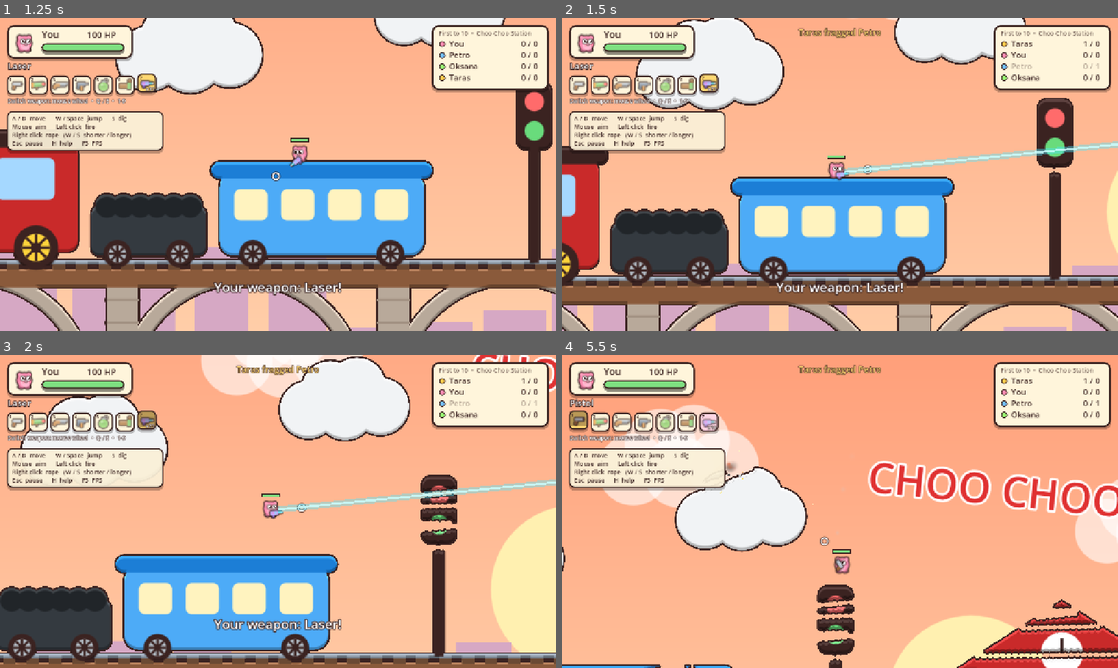
Above: before the commit, frames 1-4 (two rows, left to right).
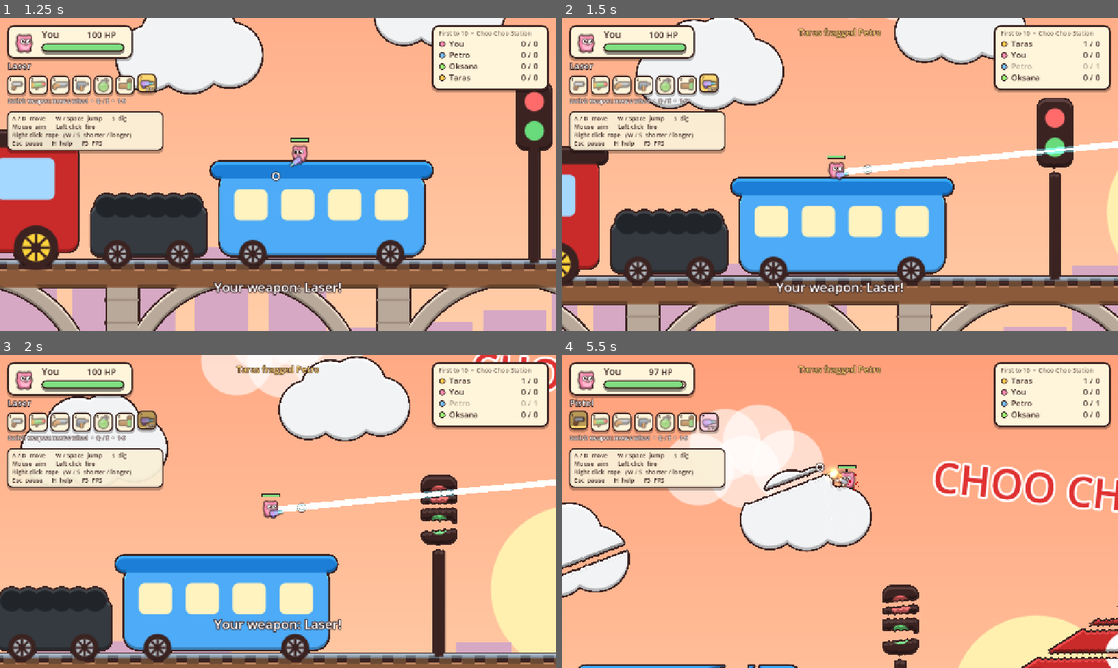
Above: after the commit, the same moments.

Repository: randomizer2223/creazy-shootan
Game: Godot game, scene res://scenes/main.tscn
Same seed, same stepped clock (60 frames per second), same inputs: the game is played once before the commit and once after it.
Inputs (mouse positions are in pixels of both pictures, inside the frame that each line leads up to):
- Up to frame 1 (1.25 s): click "Play!" at 0.5 s
- Up to frame 2 (1.5 s): tap Enter at 1.25 s; move the mouse to (962, 158) at 1.27 s; hold D from 1.28 s (still down); hold J from 1.28 s (still down); click (962, 158) at 1.42 s
- Up to frame 3 (2 s): keep holding D; keep holding J; tap Space at 1.52 s
- Up to frame 4 (5.5 s): release D at 2 s; release J at 2 s; drag from (728, 527) to (812, 574) at 2.02 s; move the mouse to (895, 442) at 2.77 s; hold D 2.78-3.5 s; hold K 2.78-3.5 s; drag from (812, 574) to (673, 464) at 3.52 s; move the mouse to (1006, 558) at 4.27 s; hold A 4.28-5 s; hold E 4.28-5 s; tap Space at 4.52 s; drag from (673, 464) to (756, 433) at 5.02 s

Frame 1 is identical in both runs. In frame 2, 0.9% of the frame differs, in the area x 50-100%, y 39-50%; in frame 3, 1.0%; in frame 4, 26%, in the area x 0-100%, y 4-100%.

Commit message:
Rope reels to a longer length; restore glowing minigun bullets
Co-Authored-By: Claude Opus 5.5 <noreply@anthropic.com>
Claude-Session: https://claude.ai/code/session_011rcnJMttnsU6gd1aM4jscy

Diff:
--- a/scripts/game.gd
+++ b/scripts/game.gd
@@ -99,8 +99,9 @@
 	glow.game = self
 	glow.mode = 1
 	glow.texture_filter = CanvasItem.TEXTURE_FILTER_LINEAR_WITH_MIPMAPS
-	# (no additive blend material: every extra material is one more shader to
-	# compile while the game loads, which is slow in some browsers)
+	var mat := CanvasItemMaterial.new()
+	mat.blend_mode = CanvasItemMaterial.BLEND_MODE_ADD  # glowing bullets, fire and flashes
+	glow.material = mat
 	add_child(glow)
 	labels = dscript.new()
 	labels.game = self
--- a/scripts/worm.gd
+++ b/scripts/worm.gd
@@ -43,7 +43,7 @@
 var hook_t := 0.0
 var rope_len := 0.0
 var rope_auto := false  # right after the hook grabs, the rope reels in by itself
-const ROPE_SHORT := 30.0
+const ROPE_SHORT := 90.0
 const ROPE_REEL := 900.0
 
 var dig_cd := 0.0
Not shown, changed: play/engine-gz.wasm
Not shown, changed: play/pck-data.wasm
